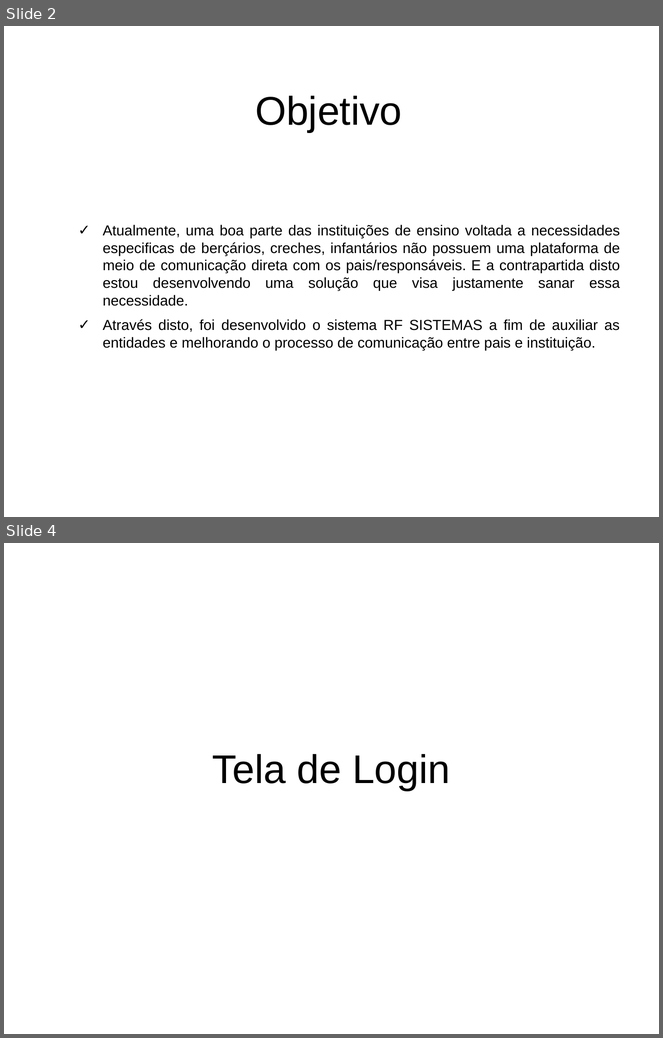
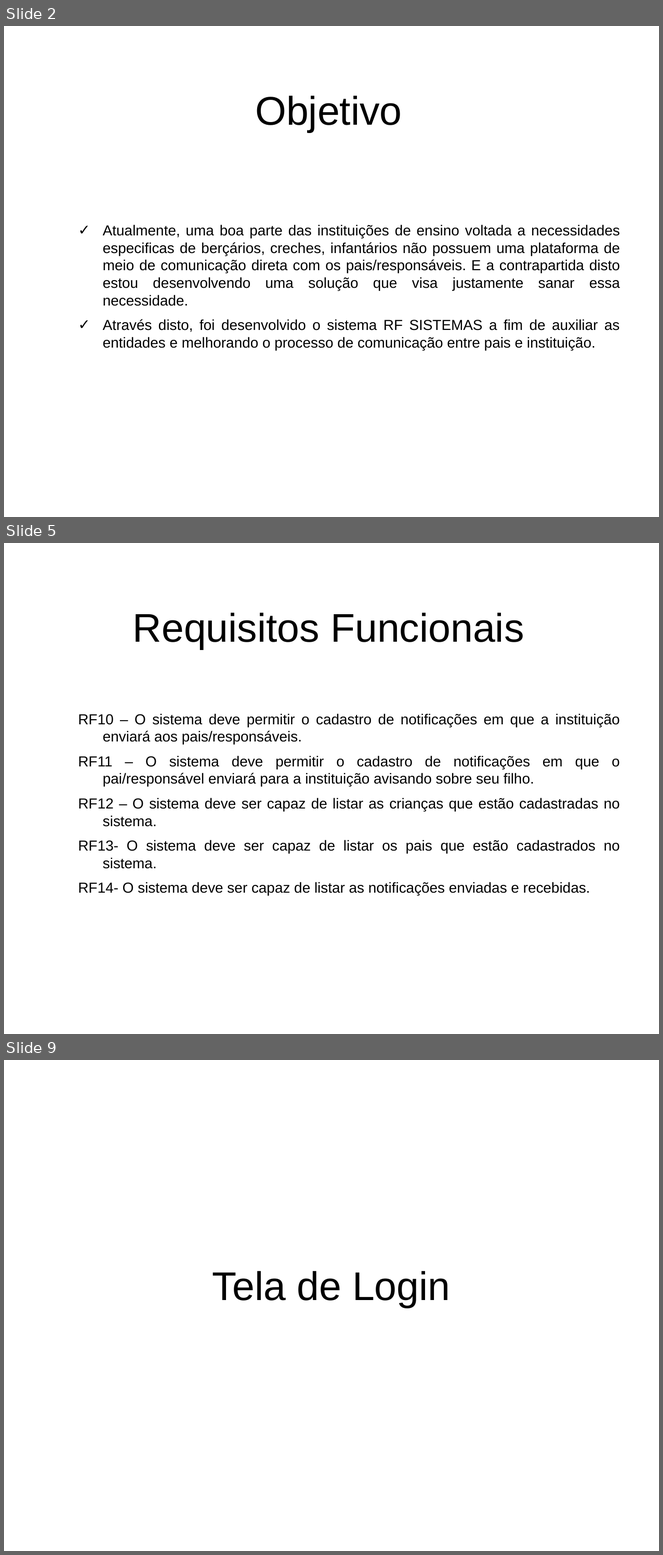
Before and after one commit to rodrigo-fernandes/ProjSoftware2, a slide deck: 2018-06-25 a 2018-06-29 rodada de demonstracao/RFSistema_Rodrigo_Fernandes.ppt. Shown one above the other, each under a label of ours: slides 2 and 4 before the commit, slides 2, 5 and 9 after it; the slides between them are not shown. The pictures are 663x1038 and 663x1555 pixels, drawn with LibreOffice and Linux fonts; fonts in the diff are those of the drawing; background and template pictures are left out. Boxes give left, top, right and bottom in pixels: in the first picture for what was removed or moved away, otherwise in the second. Text is boxed around its words. In the diff, an @@ line names an element or a change of style, - is before the commit and + after.

Commit message:
Ajuste
Ajustes no cronograma para a apresentacao

```diff
--- a/2018-06-25 a 2018-06-29 rodada de demonstracao/RFSistema_Rodrigo_Fernandes.ppt
+++ b/2018-06-25 a 2018-06-29 rodada de demonstracao/RFSistema_Rodrigo_Fernandes.ppt
@@ slide 5 added at bbox=[4, 543, 659, 1034], background picture (left out) @@
@@ title added at bbox=[133, 613, 524, 650], 44 pt, text #000000 @@
+Requisitos Funcionais
@@ subtitle added at bbox=[78, 714, 620, 896], 16 pt, text #000000 @@
+RF10 – O sistema deve permitir o cadastro de notificações em que a instituição enviará aos pais/responsáveis.
+RF11 – O sistema deve permitir o cadastro de notificações em que o pai/responsável enviará para a instituição avisando sobre seu filho.
+RF12 – O sistema deve ser capaz de listar as crianças que estão cadastradas no sistema.
+RF13- O sistema deve ser capaz de listar os pais que estão cadastrados no sistema.
+RF14- O sistema deve ser capaz de listar as notificações enviadas e recebidas.
@@ what was slide 4 is now slide 9 @@
```
Also in this commit, not shown: 1 slide changed, 4 other slides added, 2 other files.
